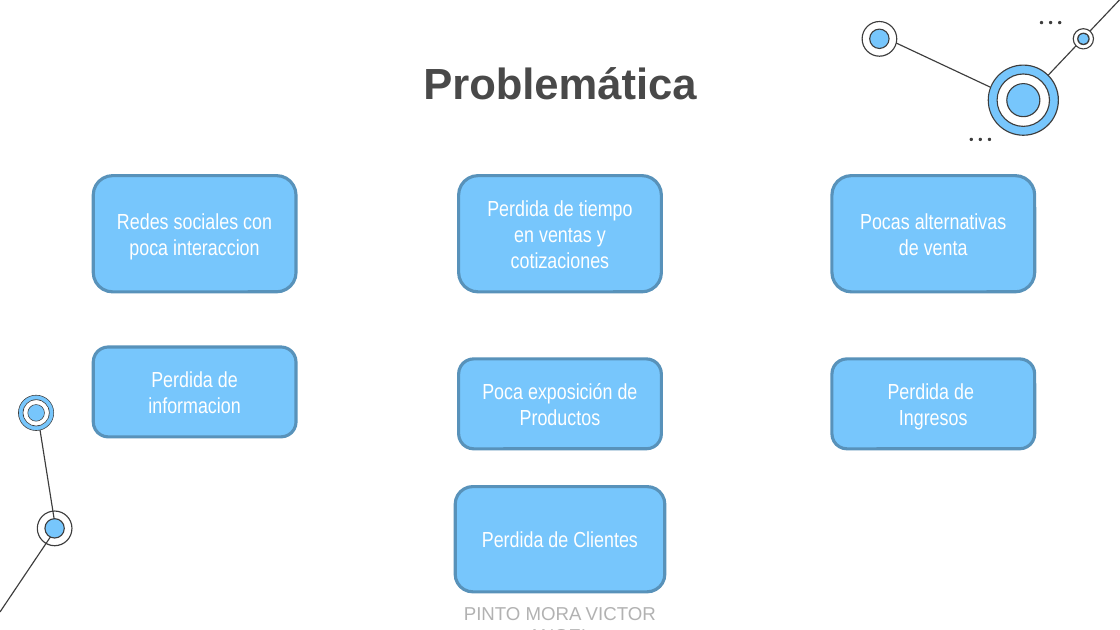
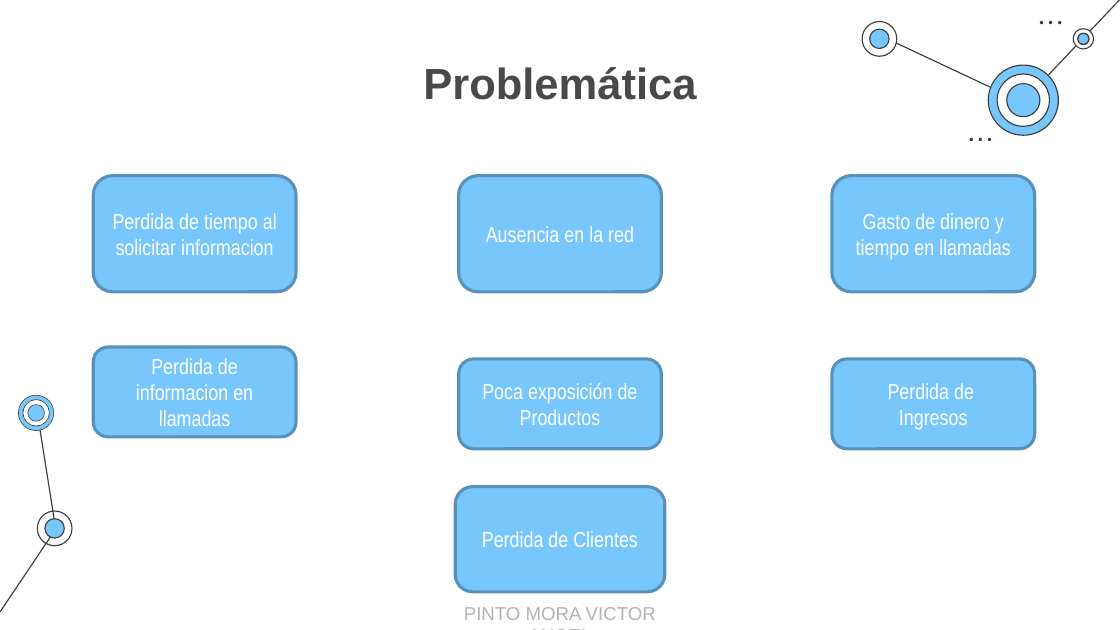
Before and after one commit to EgCooper/Mxt-Technology, a slide deck: slide 8 of Documentacion/Mxt-Technology Presentacion.pptx. Drawn at 1120x630 pixels with LibreOffice and Linux fonts; fonts in the diff are those of the drawing. Boxes give left, top, right and bottom in pixels: in the first picture for what was removed or moved away, otherwise in the second. Text is boxed around its words. In the diff, an @@ line names an element or a change of style, - is before the commit and + after.

```diff
--- a/Documentacion/Mxt-Technology Presentacion.pptx
+++ b/Documentacion/Mxt-Technology Presentacion.pptx
@@ text in rounded rectangle at [113,213,277,255]: text changed @@
-Redes sociales con poca interaccion
+Perdida de tiempo al solicitar informacion
@@ text in rounded rectangle at [486,226,634,242]: text changed @@
-Perdida de tiempo en ventas y cotizaciones
+Ausencia en la red
@@ text in rounded rectangle at [856,213,1011,260]: text changed @@
-Pocas alternativas de venta
+Gasto de dinero y tiempo en llamadas
@@ text in rounded rectangle at [136,358,253,426]: text changed @@
-Perdida de informacion
+Perdida de informacion en llamadas
```
Also in this commit, not shown: 4 other slides changed, 4 slides added.
